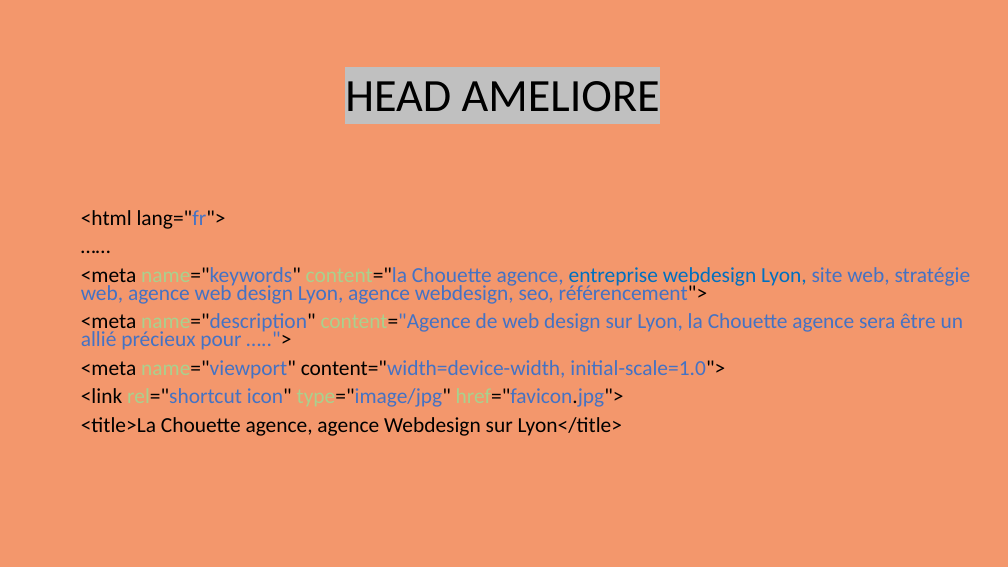
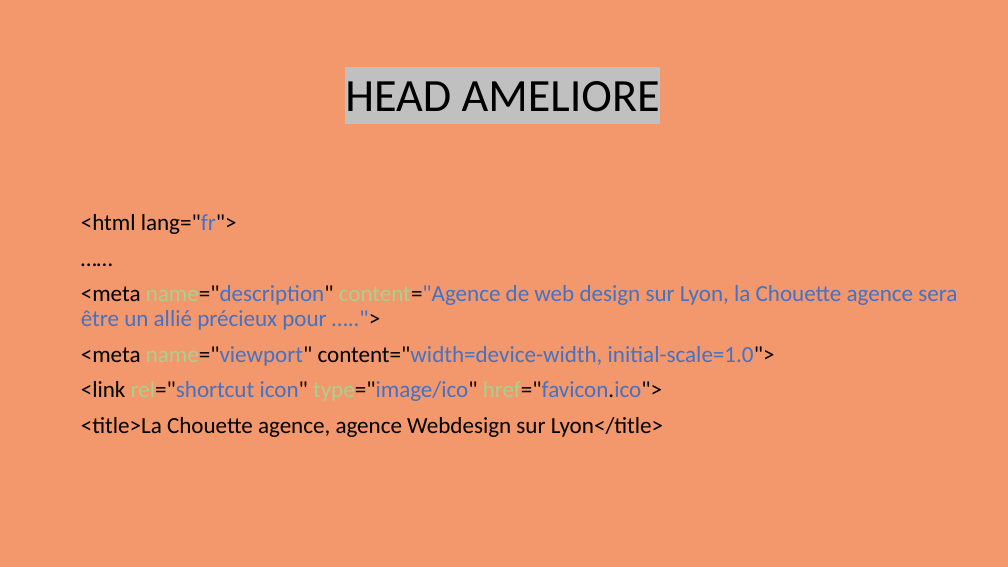
Before and after one commit to Dolfin07/projet4, a slide deck: slide 10 of AMELIORATION DU REFERENCEMENT.pptx. Drawn at 1008x567 pixels with LibreOffice and Linux fonts; fonts in the diff are those of the drawing. Boxes give left, top, right and bottom in pixels: in the first picture for what was removed or moved away, otherwise in the second. Text is boxed around its words. In the diff, an @@ line names an element or a change of style, - is before the commit and + after.

```diff
--- a/AMELIORATION DU REFERENCEMENT.pptx
+++ b/AMELIORATION DU REFERENCEMENT.pptx
@@ text at (x1=81, y1=214, x2=957, y2=437): size 20.4 to 22 pt in "<html lang="fr">", "……", "<meta name="description" content="Agence de web design sur ...", "<meta name="viewport" content="width=device-width, initial-s ..." and 1 more places; line spacing 0.7 to 0.9 @@
@@ text at (x1=81, y1=267, x2=971, y2=304): paragraph removed @@
-<meta name="keywords" content="la Chouette agence, entreprise webdesign Lyon, site web, stratégie web, agence web design Lyon, agence webdesign, seo, référencement">
@@ text at (x1=81, y1=381, x2=662, y2=401): text changed; size 20.4 to 22 pt @@
-<link rel="shortcut icon" type="image/jpg" href="favicon.jpg">
+<link rel="shortcut icon" type="image/ico" href="favicon.ico">
```
Also in this commit, not shown: 3 other slides changed, 1 other file.
